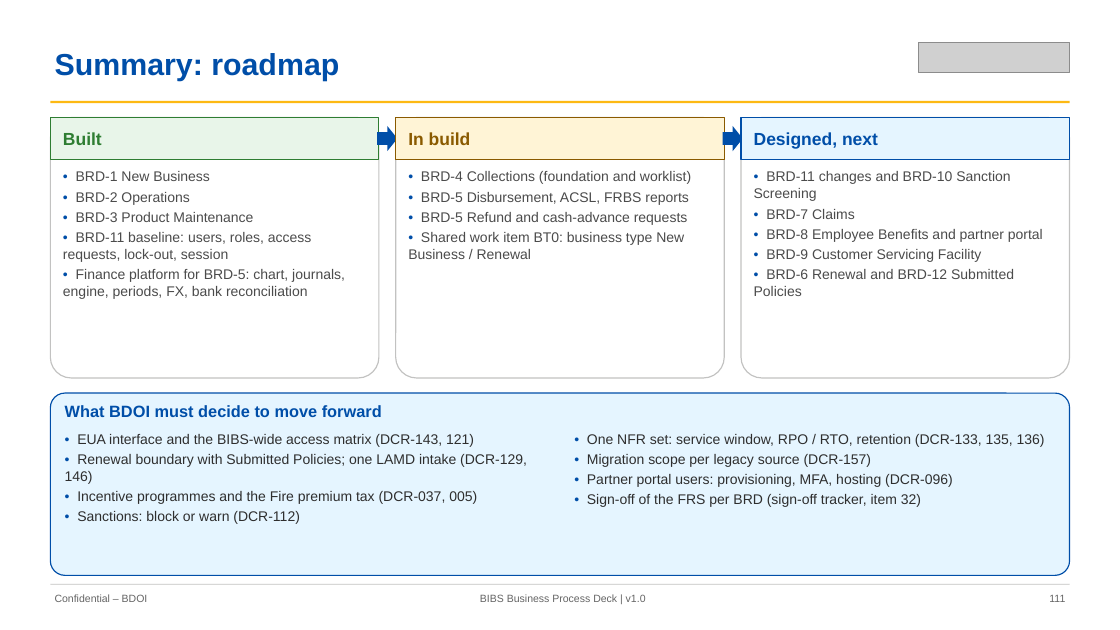
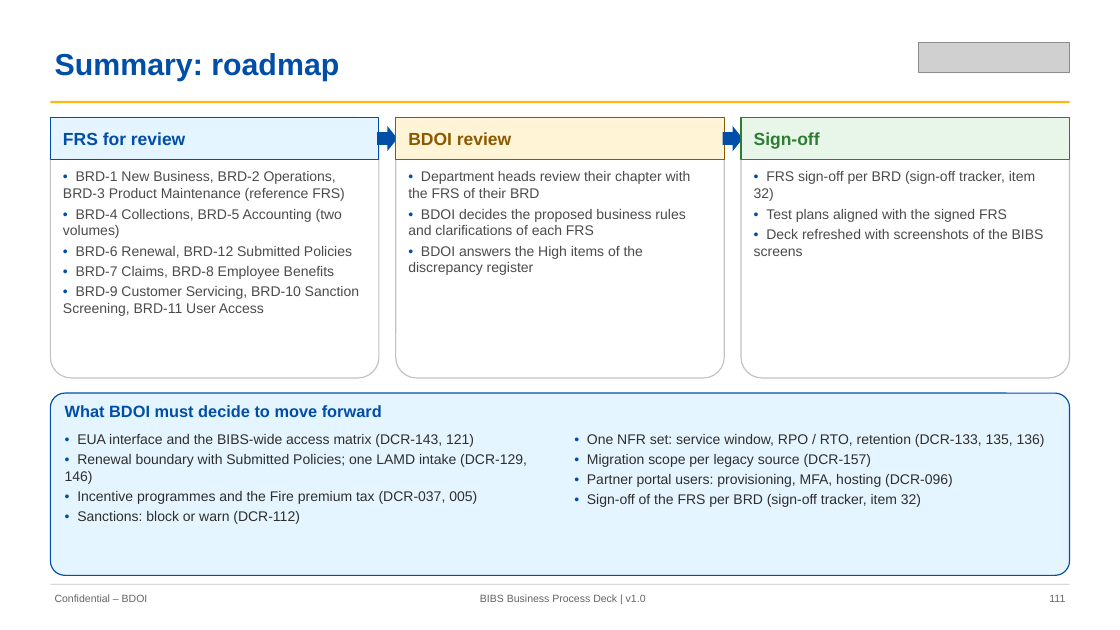
Before and after one commit to IortaTexhNXT-DEV/FinVerse, a slide deck: slide 111 of docs/deliverables/out/Programme/Decks/BIBS_Deck_BRD-00_Business_Process_AsIs_Envisioned_BestPractice_v1.0.pptx. Drawn at 1120x630 pixels with LibreOffice and Linux fonts; fonts in the diff are those of the drawing; grey boxes stand for pictures. Boxes give left, top, right and bottom in pixels: in the first picture for what was removed or moved away, otherwise in the second. Text is boxed around its words. In the diff, an @@ line names an element or a change of style, - is before the commit and + after.

Commit message:
Business process deck: FRS status and sign-off roadmap instead of build status; rebuilt deck and figures

```diff
--- a/docs/deliverables/out/Programme/Decks/BIBS_Deck_BRD-00_Business_Process_AsIs_Envisioned_BestPractice_v1.0.pptx
+++ b/docs/deliverables/out/Programme/Decks/BIBS_Deck_BRD-00_Business_Process_AsIs_Envisioned_BestPractice_v1.0.pptx
@@ rectangle at bbox=[50, 118, 379, 160]: fill #E8F5E9 to #E5F5FF; outline #2E7D32 1 pt to #004EA8 1 pt @@
@@ rectangle at bbox=[741, 118, 1070, 160]: fill #E5F5FF to #E8F5E9; outline #004EA8 1 pt to #2E7D32 1 pt @@
@@ text at bbox=[63, 132, 185, 145]: text changed; text colour #2E7D32 to #004EA8 @@
-Built
+FRS for review
@@ text at bbox=[408, 132, 511, 145]: text changed @@
-In build
+BDOI review
@@ text at bbox=[754, 132, 820, 149]: text changed; text colour #004EA8 to #2E7D32 @@
-Designed, next
+Sign-off
@@ text at bbox=[63, 171, 359, 316]: text changed @@
-• BRD-1 New Business
-• BRD-2 Operations
-• BRD-3 Product Maintenance
-• BRD-11 baseline: users, roles, access requests, lock-out, session
-• Finance platform for BRD-5: chart, journals, engine, periods, FX, bank reconciliation
+• BRD-1 New Business, BRD-2 Operations, BRD-3 Product Maintenance (reference FRS)
+• BRD-4 Collections, BRD-5 Accounting (two volumes)
+• BRD-6 Renewal, BRD-12 Submitted Policies
+• BRD-7 Claims, BRD-8 Employee Benefits
+• BRD-9 Customer Servicing, BRD-10 Sanction Screening, BRD-11 User Access
@@ text at bbox=[408, 171, 691, 275]: text changed @@
-• BRD-4 Collections (foundation and worklist)
-• BRD-5 Disbursement, ACSL, FRBS reports
-• BRD-5 Refund and cash-advance requests
-• Shared work item BT0: business type New Business / Renewal
+• Department heads review their chapter with the FRS of their BRD
+• BDOI decides the proposed business rules and clarifications of each FRS
+• BDOI answers the High items of the discrepancy register
@@ text at bbox=[754, 171, 1044, 256]: text changed @@
-• BRD-11 changes and BRD-10 Sanction Screening
-• BRD-7 Claims
-• BRD-8 Employee Benefits and partner portal
-• BRD-9 Customer Servicing Facility
-• BRD-6 Renewal and BRD-12 Submitted Policies
+• FRS sign-off per BRD (sign-off tracker, item 32)
+• Test plans aligned with the signed FRS
+• Deck refreshed with screenshots of the BIBS screens
```
Also in this commit, not shown: 40 other slides changed, 43 other files.
